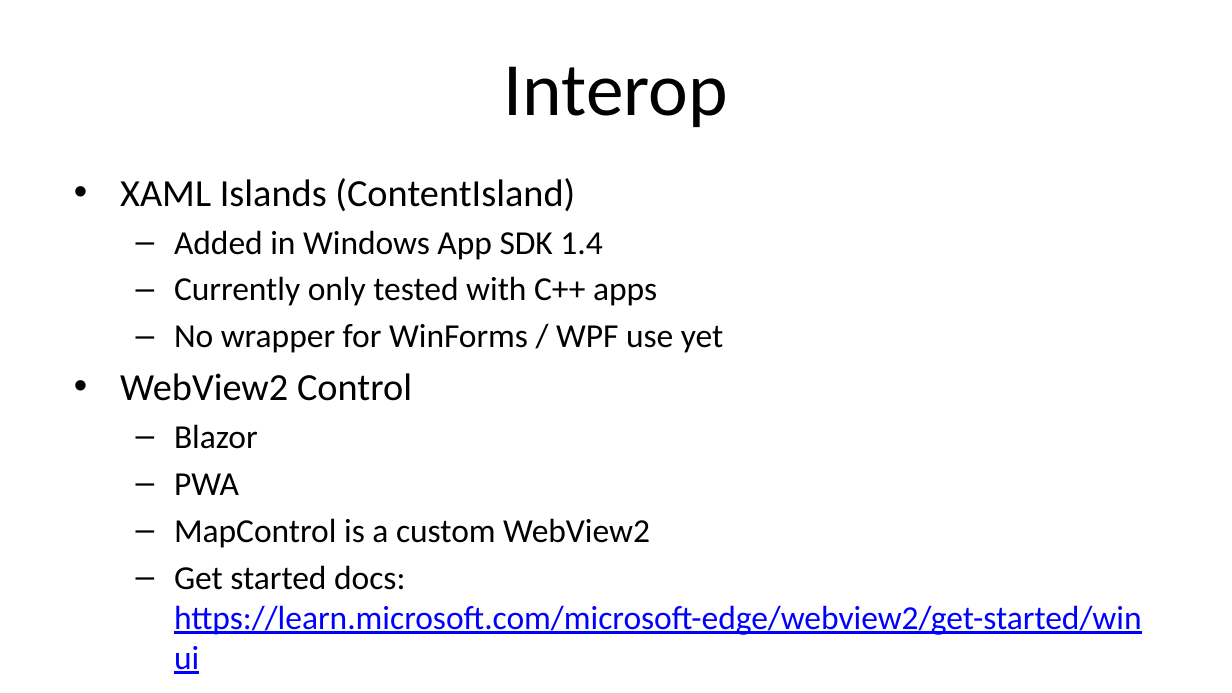
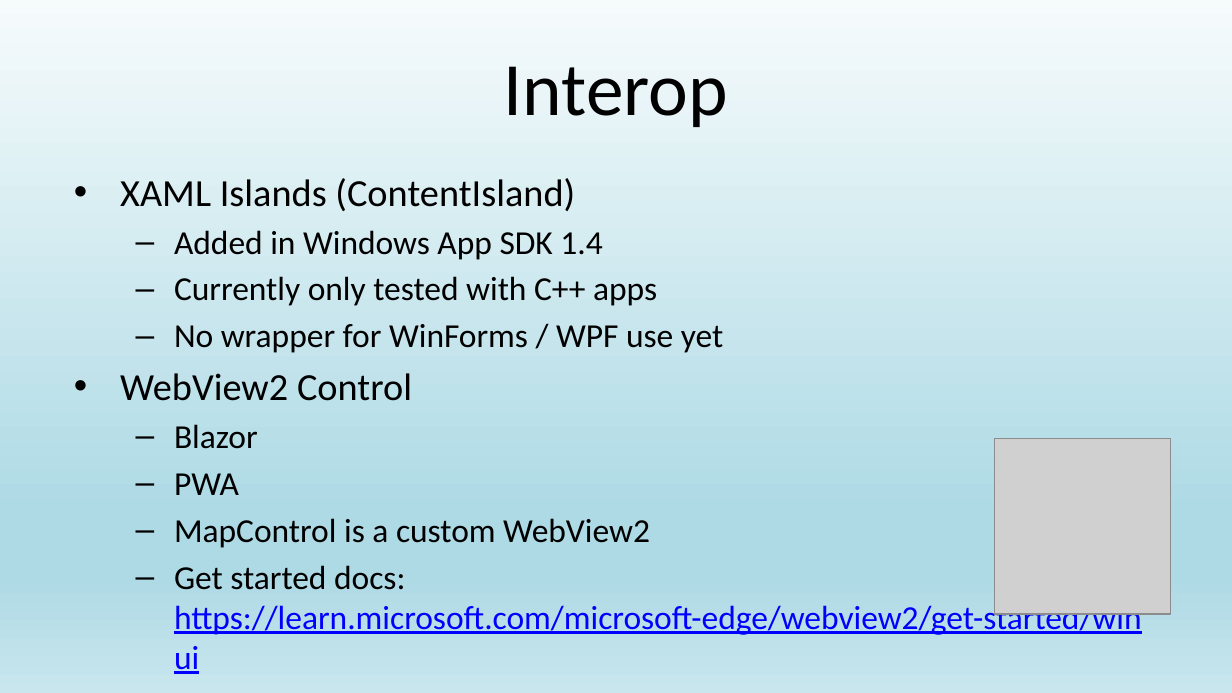
Before and after one commit to alvinashcraft/speaking, a slide deck: slide 9 of 2025/0311_VSLiveLasVegas/Getting Started with WinUI/VSLive Vegas 25 - Getting Started with WinUI.pptx. Drawn at 1232x693 pixels with LibreOffice and Linux fonts; fonts in the diff are those of the drawing; grey boxes stand for pictures; background and template pictures are left out. Boxes give left, top, right and bottom in pixels: in the first picture for what was removed or moved away, otherwise in the second. Text is boxed around its words. In the diff, an @@ line names an element or a change of style, - is before the commit and + after.

Commit message:
Update slide design and links for VSLive Vegas

```diff
--- a/2025/0311_VSLiveLasVegas/Getting Started with WinUI/VSLive Vegas 25 - Getting Started with WinUI.pptx
+++ b/2025/0311_VSLiveLasVegas/Getting Started with WinUI/VSLive Vegas 25 - Getting Started with WinUI.pptx
@@ background picture (left out) to gradient #F6FBFC to #AEDAE5 to #C9E6EE @@
@@ picture added at (x1=994, y1=439, x2=1170, y2=615) @@
```
Also in this commit, not shown: 12 other slides changed, 5 other files.
